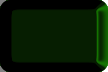
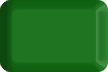
Comparing the layer stacks of the two 108x72 images. Changes:
removed layer "Layer 1" (was color) over (0, 0, 108, 72)
painted on "Rounded Rectangle 1" over (0, 0, 6, 72)
